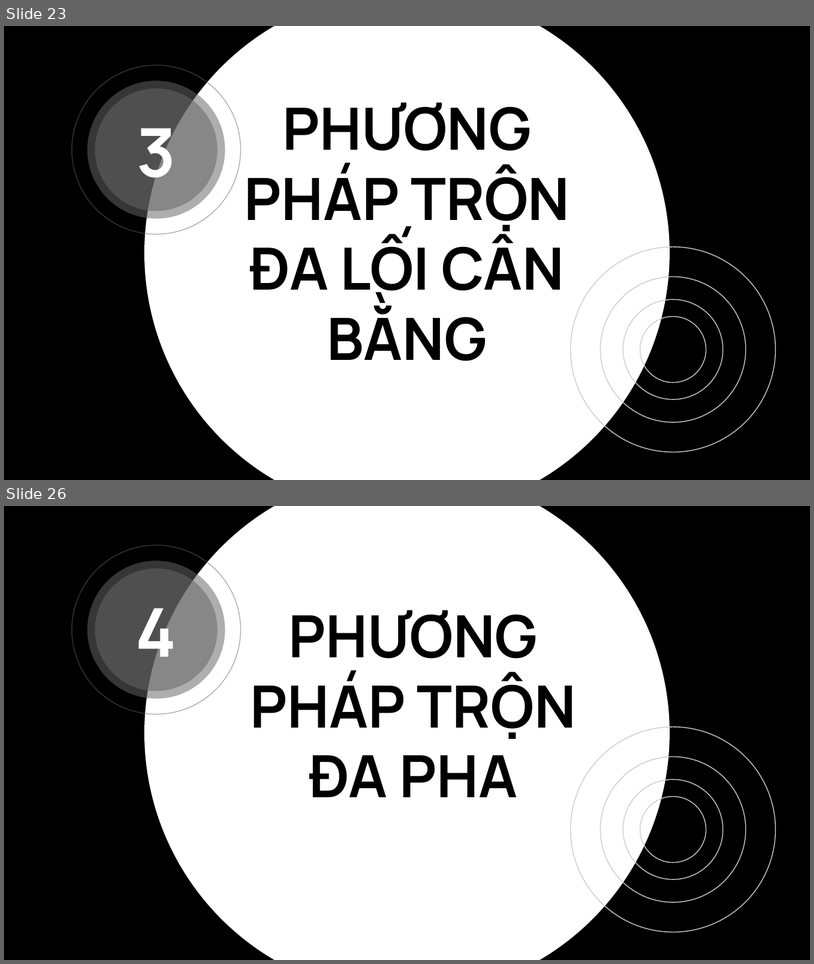
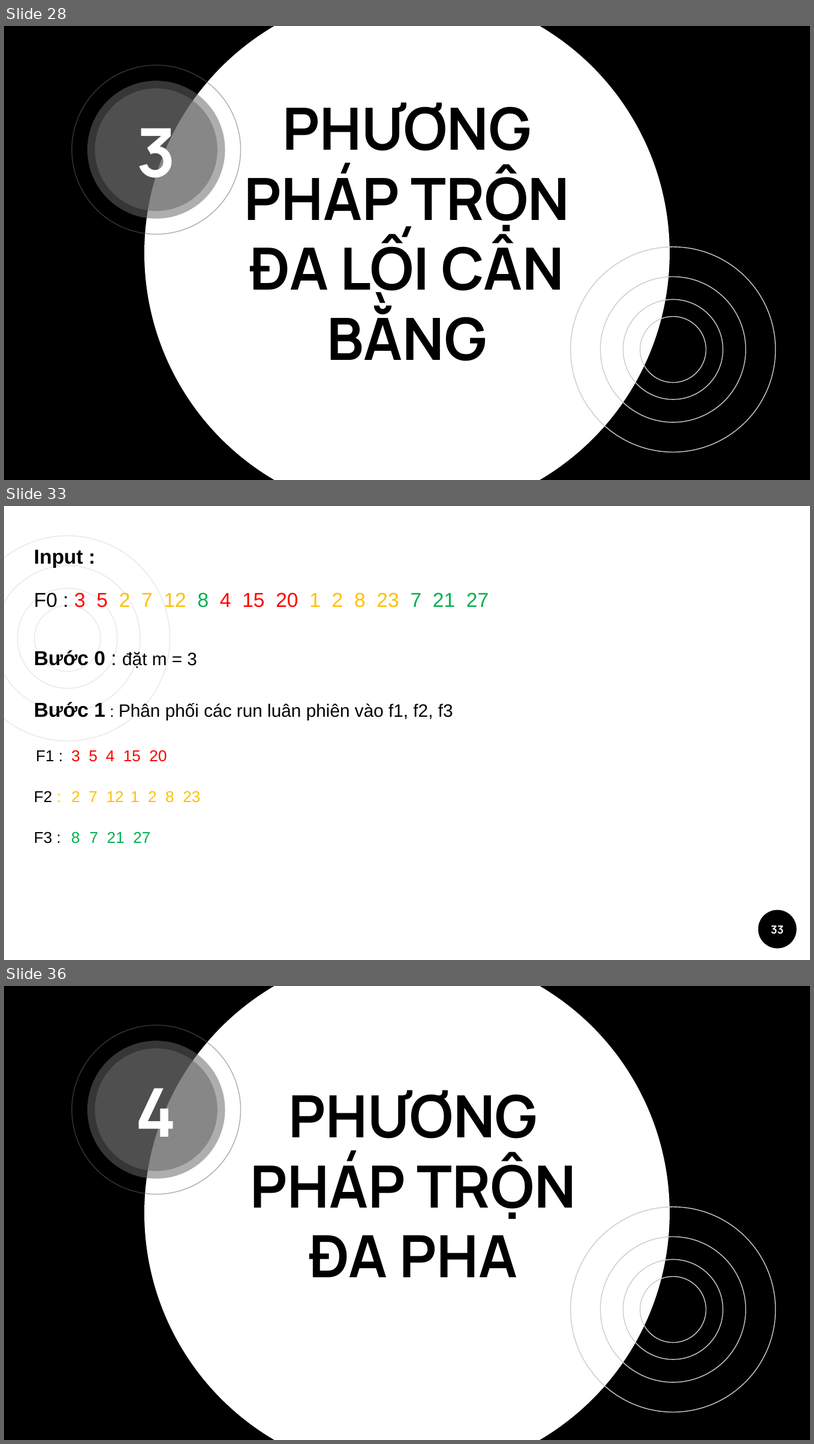
Before and after one commit to Nhatthanh1/CS523_N05, a slide deck: ExternalSort/ESshow.pptx. Shown one above the other, each under a label of ours: slides 23 and 26 before the commit, slides 28, 33 and 36 after it; the slides between them are not shown. The pictures are 814x964 and 814x1444 pixels, drawn with LibreOffice and Linux fonts; fonts in the diff are those of the drawing. Boxes give left, top, right and bottom in pixels: in the first picture for what was removed or moved away, otherwise in the second. Text is boxed around its words. In the diff, an @@ line names an element or a change of style, - is before the commit and + after.

```diff
--- a/ExternalSort/ESshow.pptx
+++ b/ExternalSort/ESshow.pptx
@@ slide 33 added at (x1=4, y1=506, x2=810, y2=960), background #FFFFFF @@
@@ text added at (x1=34, y1=550, x2=489, y2=607), 18 pt, text #000000 @@
+Input :
+F0 : 3 5 2 7 12 8 4 15 20 1 2 8 23 7 21 27
@@ group added at (x1=4, y1=536, x2=170, y2=741): 4 ellipses @@
@@ text added at (x1=34, y1=650, x2=197, y2=668), 18 pt, text #000000 @@
+Bước 0 : đặt m = 3
@@ text added at (x1=34, y1=702, x2=453, y2=720), 16 pt, text #000000 @@
+Bước 1 : Phân phối các run luân phiên vào f1, f2, f3
@@ text added at (x1=36, y1=750, x2=54, y2=761), 14 pt, text #000000 @@
+F1 :
@@ text added at (x1=71, y1=750, x2=98, y2=762), 14 pt, text #FF0000 @@
+3 5
@@ text added at (x1=106, y1=750, x2=167, y2=762), 14 pt, text #FF0000 @@
+4 15 20
@@ text added at (x1=34, y1=790, x2=52, y2=802), 14 pt, text #000000 @@
+F2 :
@@ text added at (x1=71, y1=790, x2=124, y2=802), 14 pt, text #FFC000 @@
+2 7 12
@@ text added at (x1=131, y1=790, x2=200, y2=802), 14 pt, text #FFC000 @@
+1 2 8 23
@@ text added at (x1=34, y1=831, x2=52, y2=843), 14 pt, text #000000 @@
+F3 :
@@ text added at (x1=71, y1=831, x2=80, y2=843), 14 pt, text #00B050 @@
+8
@@ text added at (x1=90, y1=831, x2=150, y2=843), 14 pt, text #00B050 @@
+7 21 27
@@ ellipse added at (x1=759, y1=909, x2=797, y2=948), fill #000000 @@
@@ page number added at (x1=771, y1=925, x2=785, y2=934), 10 pt, text #FFFFFF, bold @@
+33
@@ what was slide 23 is now slide 28 @@
@@ what was slide 26 is now slide 36 @@
```
Also in this commit, not shown: 7 slides changed, 10 other slides added, 1 slide removed.
